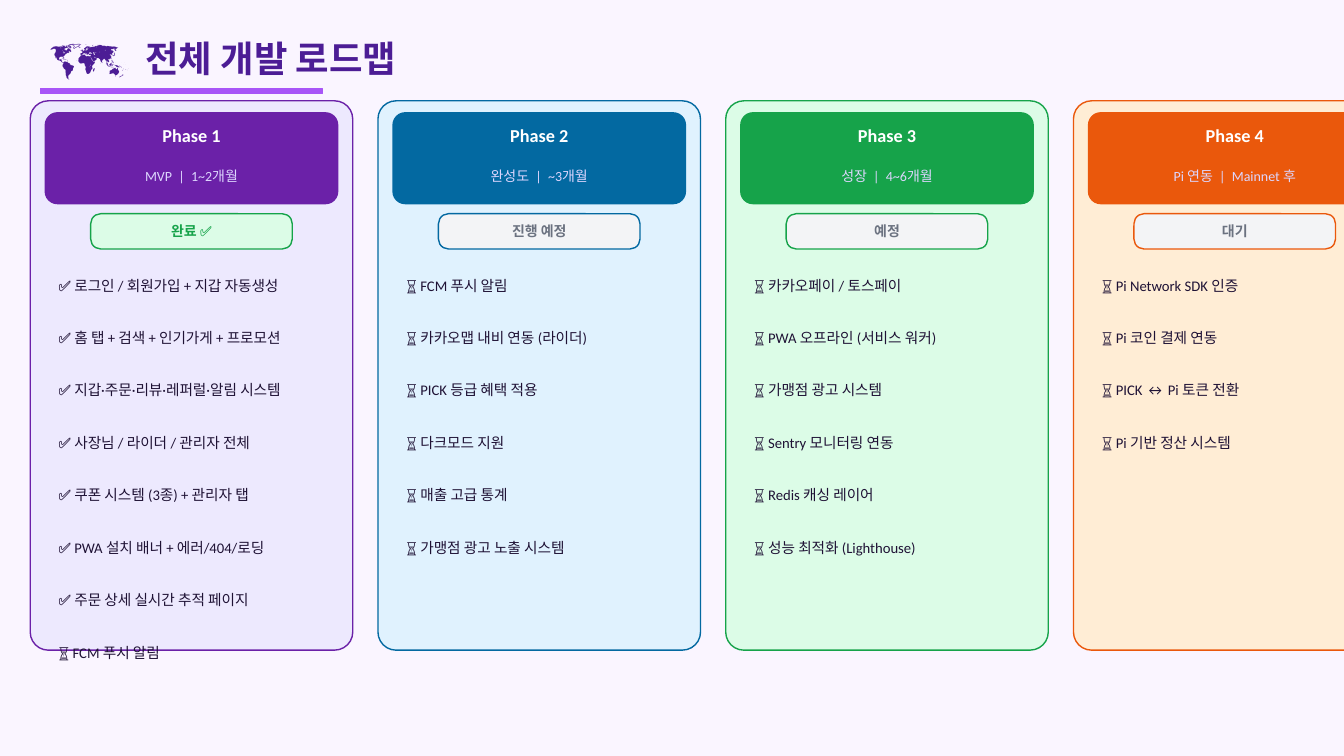
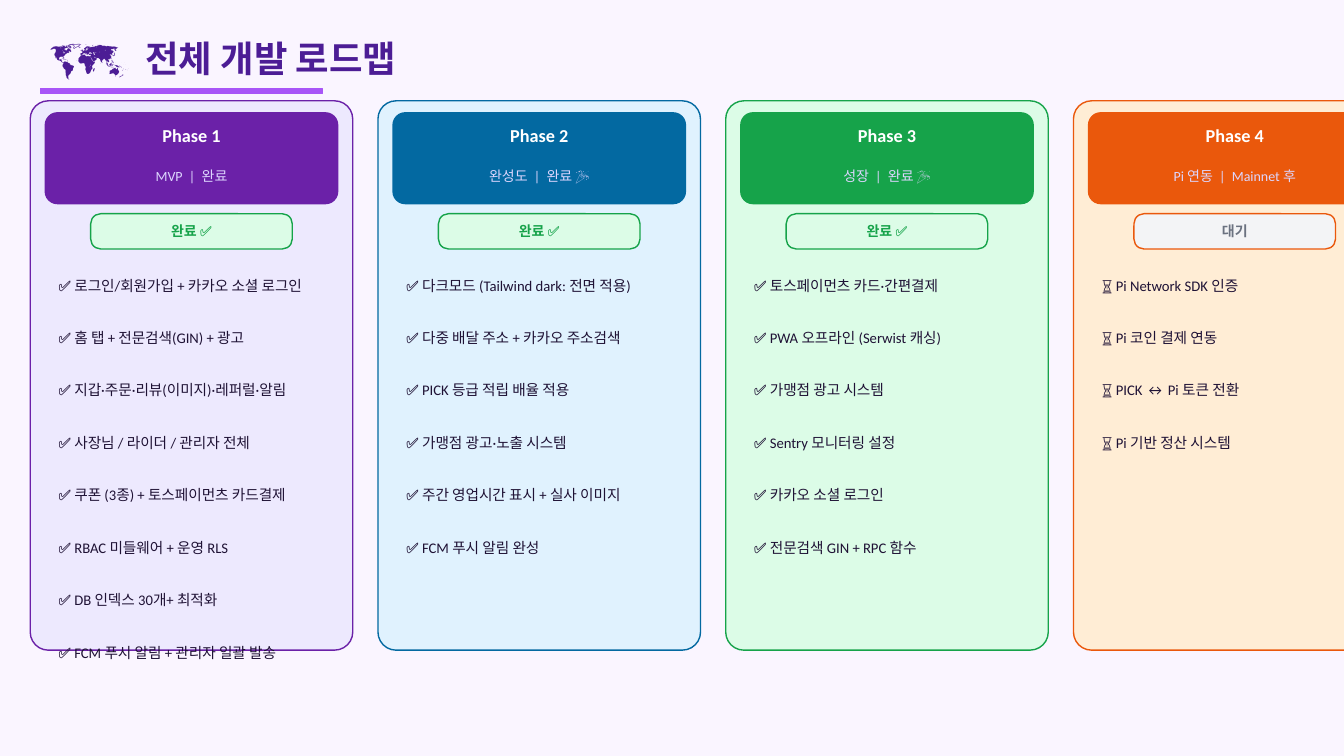
Before and after one commit to skbmh82/PICK-PICK-delivery, a slide deck: slide 12 of PICKPICK_프로젝트현황.pptx (slide 10 before the commit). Drawn at 1344x756 pixels with LibreOffice and Linux fonts; fonts in the diff are those of the drawing. Boxes give left, top, right and bottom in pixels: in the first picture for what was removed or moved away, otherwise in the second. Text is boxed around its words. In the diff, an @@ line names an element or a change of style, - is before the commit and + after.

```diff
--- a/PICKPICK_프로젝트현황.pptx
+++ b/PICKPICK_프로젝트현황.pptx
@@ text at [156,169,228,182]: text changed @@
-MVP | 1~2개월
+MVP | 완료
@@ text at [489,169,573,182]: text changed @@
-완성도 | ~3개월
+완성도 | 완료 🎉
@@ text at [843,169,914,182]: text changed @@
-성장 | 4~6개월
+성장 | 완료 🎉
@@ rounded rectangle at [439,214,640,249]: fill #F3F4F6 to #DCFCE7; outline #0369A1 1 pt to #16A34A 1 pt @@
@@ text at [519,224,545,237]: text changed; text colour #6B7280 to #16A34A @@
-진행 예정
+완료 ✅
@@ rounded rectangle at [786,214,988,249]: fill #F3F4F6 to #DCFCE7 @@
@@ text at [867,224,893,237]: text changed; text colour #6B7280 to #16A34A @@
-예정
+완료 ✅
@@ text at [74,279,302,292]: text changed @@
-✅ 로그인 / 회원가입 + 지갑 자동생성
+✅ 로그인/회원가입 + 카카오 소셜 로그인
@@ text at [422,279,630,293]: text changed @@
-⏳ FCM 푸시 알림
+✅ 다크모드 (Tailwind dark: 전면 적용)
@@ text at [770,279,938,292]: text changed @@
-⏳ 카카오페이 / 토스페이
+✅ 토스페이먼츠 카드·간편결제
@@ text at [74,330,244,345]: text changed @@
-✅ 홈 탭 + 검색 + 인기가게 + 프로모션
+✅ 홈 탭 + 전문검색(GIN) + 광고
@@ text at [422,331,621,344]: text changed @@
-⏳ 카카오맵 내비 연동 (라이더)
+✅ 다중 배달 주소 + 카카오 주소검색
@@ text at [770,331,941,345]: text changed @@
-⏳ PWA 오프라인 (서비스 워커)
+✅ PWA 오프라인 (Serwist 캐싱)
@@ text at [74,383,286,397]: text changed @@
-✅ 지갑·주문·리뷰·레퍼럴·알림 시스템
+✅ 지갑·주문·리뷰(이미지)·레퍼럴·알림
@@ text at [422,383,569,396]: text changed @@
-⏳ PICK 등급 혜택 적용
+✅ PICK 등급 적립 배율 적용
@@ text at [770,383,884,396]: text changed @@
-⏳ 가맹점 광고 시스템
+✅ 가맹점 광고 시스템
@@ text removed at [420,436,504,449] @@
-⏳ 다크모드 지원
@@ text at [422,435,566,449]: text changed @@
-⏳ 가맹점 광고 노출 시스템
+✅ 가맹점 광고·노출 시스템
@@ text at [770,436,895,451]: text changed @@
-⏳ Sentry 모니터링 연동
+✅ Sentry 모니터링 설정
@@ text at [74,488,286,502]: text changed @@
-✅ 쿠폰 시스템 (3종) + 관리자 탭
+✅ 쿠폰 (3종) + 토스페이먼츠 카드결제
@@ text at [422,488,620,501]: text changed @@
-⏳ 매출 고급 통계
+✅ 주간 영업시간 표시 + 실사 이미지
@@ text at [770,488,884,501]: text changed @@
-⏳ Redis 캐싱 레이어
+✅ 카카오 소셜 로그인
@@ text at [74,541,228,554]: text changed @@
-✅ PWA 설치 배너 + 에러/404/로딩
+✅ RBAC 미들웨어 + 운영 RLS
@@ text added at [422,541,540,554], 10.5 pt, text #1F1235 @@
+✅ FCM 푸시 알림 완성
@@ text at [770,540,917,554]: text changed @@
-⏳ 성능 최적화 (Lighthouse)
+✅ 전문검색 GIN + RPC 함수
@@ text at [74,593,217,606]: text changed @@
-✅ 주문 상세 실시간 추적 페이지
+✅ DB 인덱스 30개+ 최적화
@@ text at [74,646,276,659]: text changed @@
-⏳ FCM 푸시 알림
+✅ FCM 푸시 알림 + 관리자 일괄 발송
```
Also in this commit, not shown: 4 other slides changed, 2 slides added, 3 other files.
